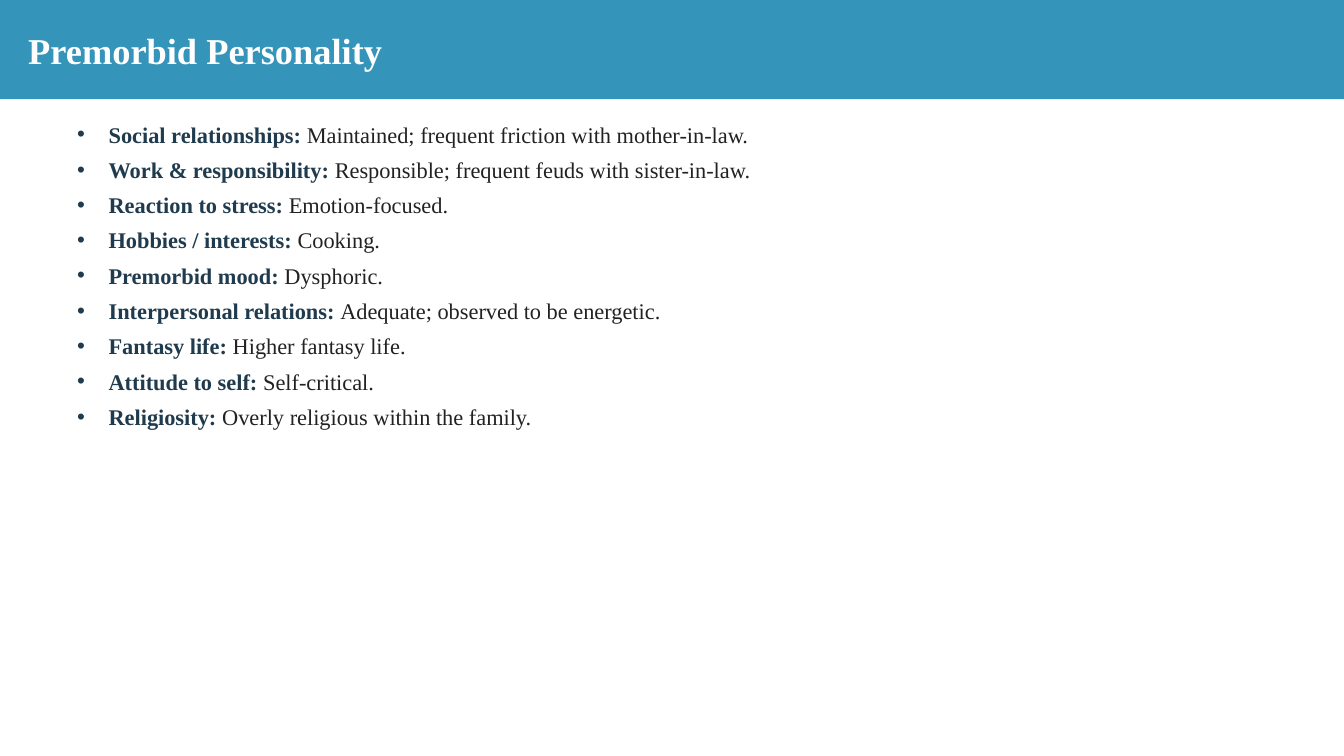
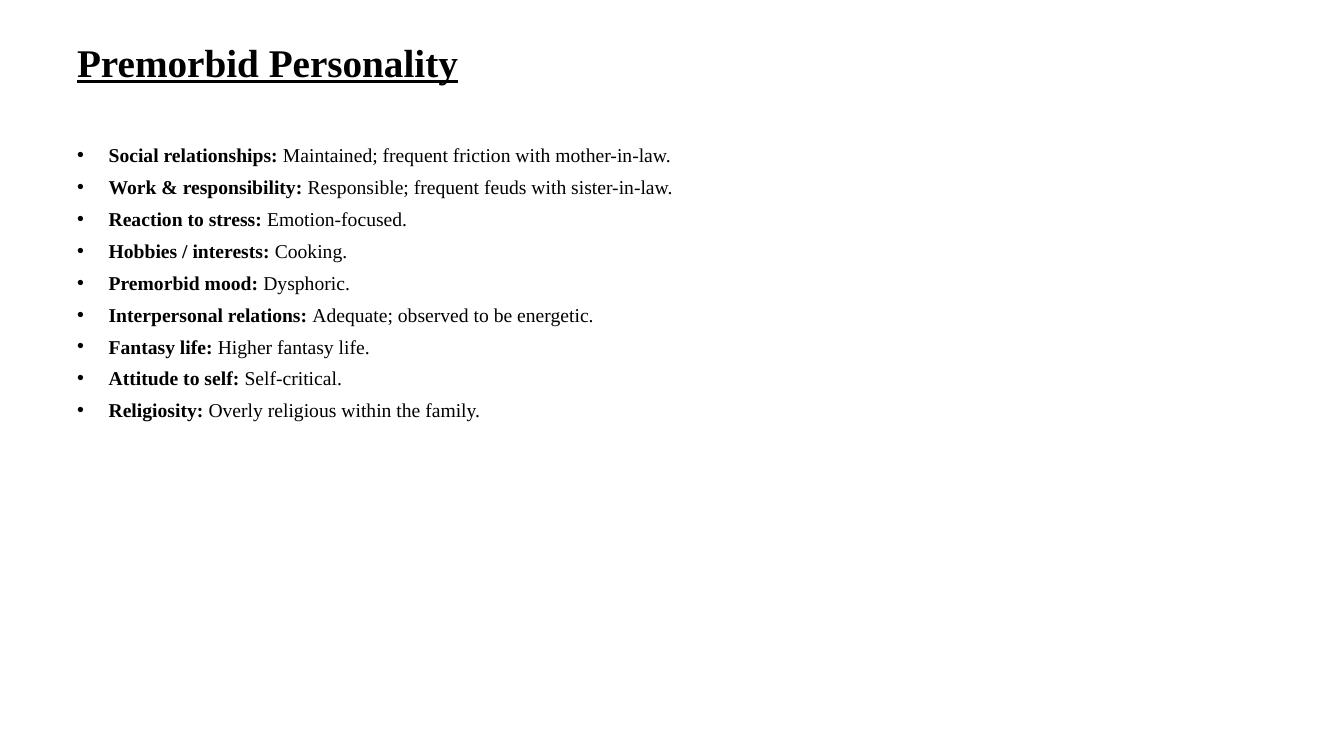
Before and after one commit to tejasdangodra786-byte/Dango-kiro, a slide deck: slide 12 of Mamta_Saini_Case_Conference.pptx. Drawn at 1344x756 pixels with LibreOffice and Linux fonts; fonts in the diff are those of the drawing. Boxes give left, top, right and bottom in pixels: in the first picture for what was removed or moved away, otherwise in the second. Text is boxed around its words. In the diff, an @@ line names an element or a change of style, - is before the commit and + after.

Commit message:
Reformat case-conference PPT: white bg, TNR headings 28pt bold underlined, sub-headings 20pt, content 14pt, all black

```diff
--- a/Mamta_Saini_Case_Conference.pptx
+++ b/Mamta_Saini_Case_Conference.pptx
@@ text "Premorbid Personality": place and size @@
-text "Premorbid Personality" at <box>0,0,1344,99</box>
+text "Premorbid Personality" at <box>77,49,458,84</box>
@@ text "Premorbid Personality" at <box>77,49,458,84</box>: size 26 to 28 pt, text colour #FFFFFF to #000000, underline on; vertical alignment middle to top; fill #3494BA to none @@
@@ text "Social relationships: Maintained; frequent friction ...": place and size @@
-text "Social relationships: Maintained; frequent friction ..." at <box>109,127,750,430</box>
+text "Social relationships: Maintained; frequent friction ..." at <box>109,148,672,422</box>
@@ text "Social relationships: Maintained; frequent friction ..." at <box>109,148,672,422</box>: size 16 to 14 pt; text colour #1F3B4D to #000000 in "Social relationships:", "Work & responsibility:", "Reaction to stress:", "Hobbies / interests:" and 5 more places; text colour #222222 to #000000 in "Maintained; frequent friction with mother-in-law.", "Responsible; frequent feuds with sister-in-law.", "Emotion-focused.", "Cooking." and 5 more places @@
```
Also in this commit, not shown: 33 other slides changed.
